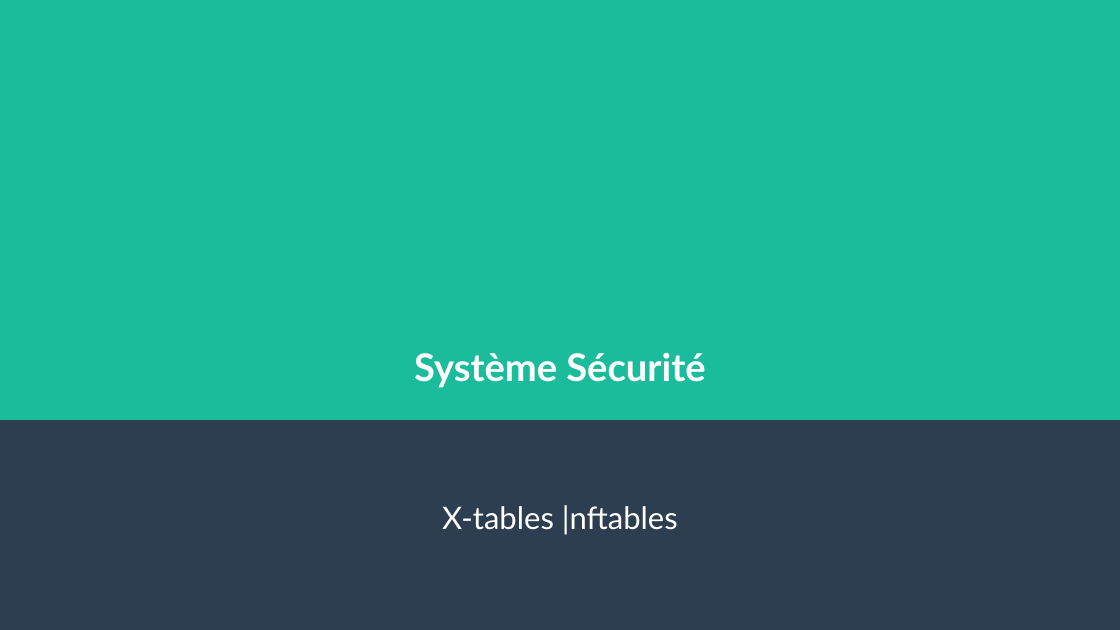
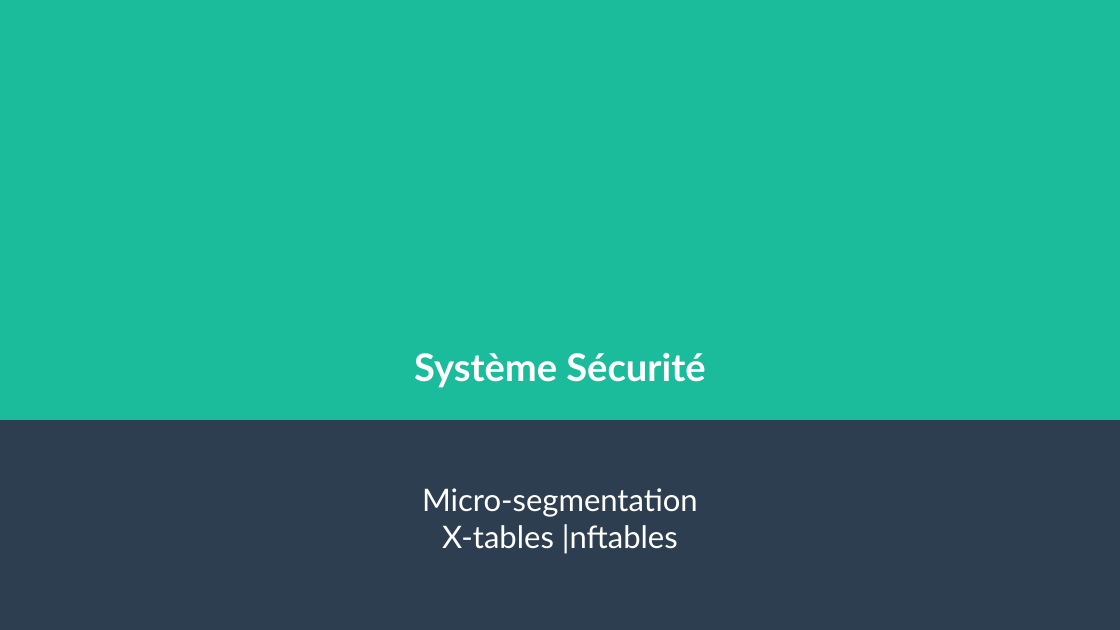
Before and after one commit to The-00/Cours-UL1, a slide deck: slide 1 of support-de-cours.odp. Drawn at 1120x630 pixels with LibreOffice and Linux fonts; fonts in the diff are those of the drawing. Boxes give left, top, right and bottom in pixels: in the first picture for what was removed or moved away, otherwise in the second. Text is boxed around its words. In the diff, an @@ line names an element or a change of style, - is before the commit and + after.

Commit message:
feature(microsegmentation)

```diff
--- a/support-de-cours.odp
+++ b/support-de-cours.odp
@@ subtitle at (x1=422, y1=488, x2=698, y2=517): paragraph added @@
+Micro-segmentation
```
Also in this commit, not shown: 9 other slides changed, 3 slides added.
